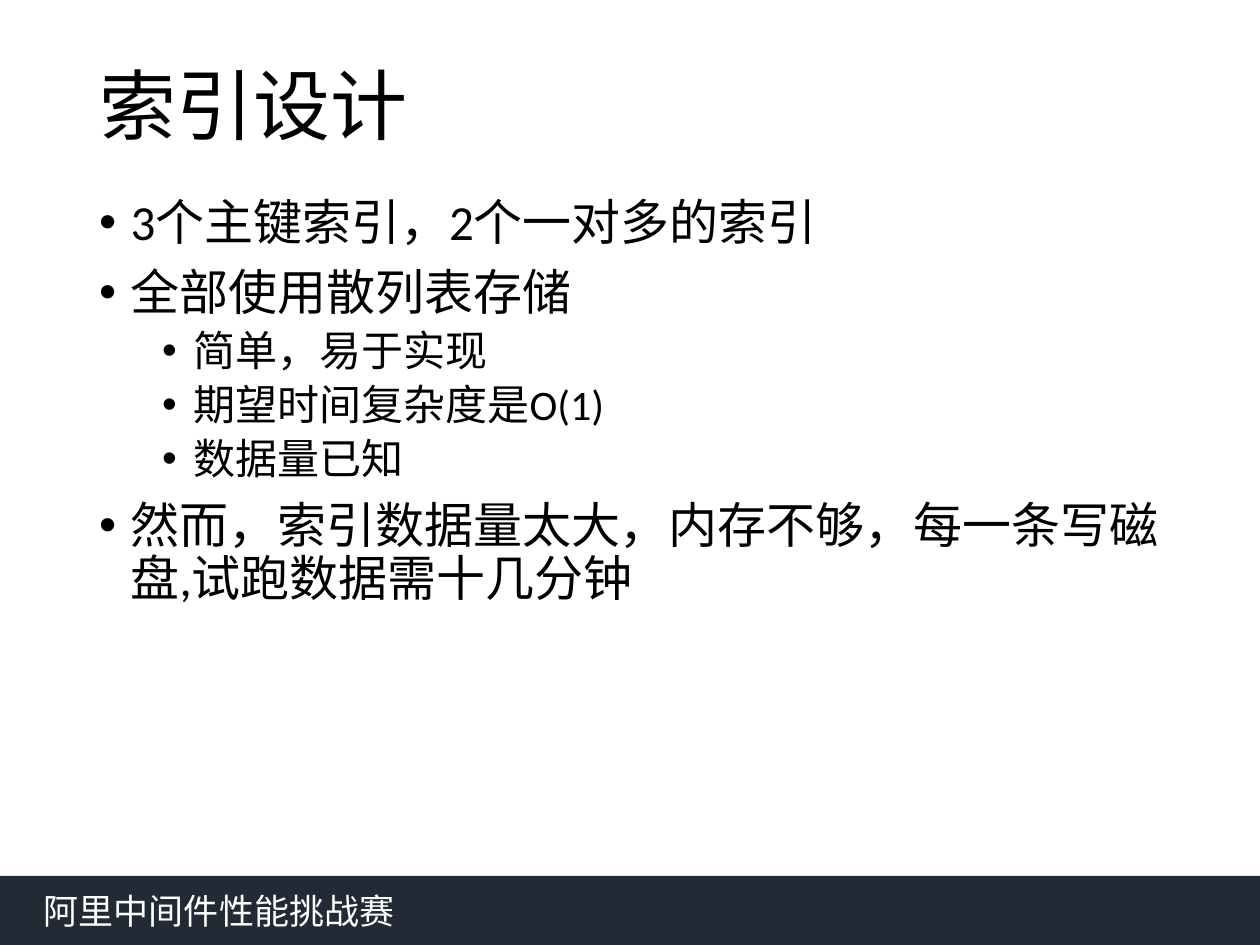
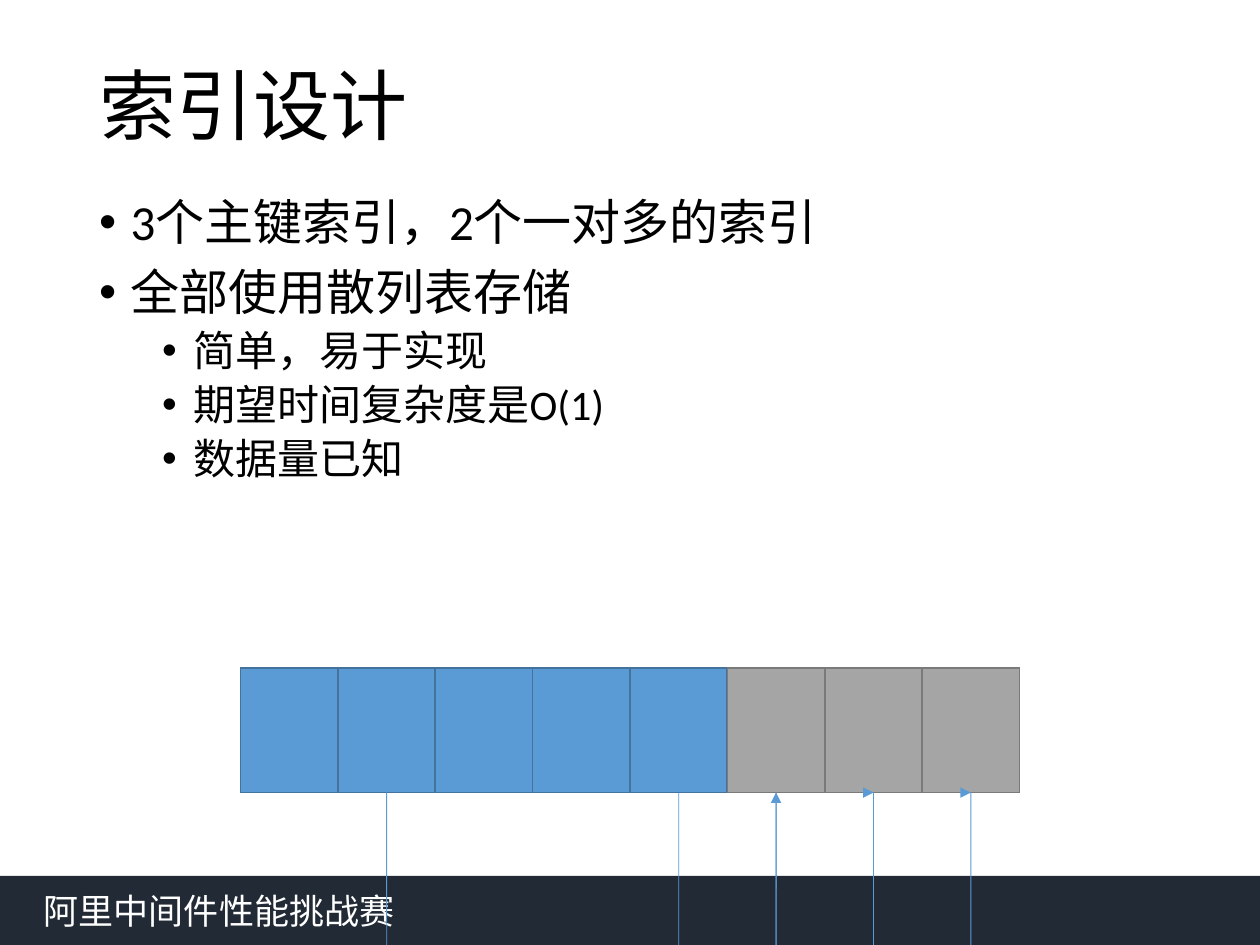
Before and after one commit to qwordy/AlibabaMiddlewareRace2, a slide deck: slide 6 of doc/中间件答辩yfy.pptx. Drawn at 1260x945 pixels with LibreOffice and Linux fonts; fonts in the diff are those of the drawing. Boxes give left, top, right and bottom in pixels: in the first picture for what was removed or moved away, otherwise in the second. Text is boxed around its words. In the diff, an @@ line names an element or a change of style, - is before the commit and + after.

```diff
--- a/doc/中间件答辩yfy.pptx
+++ b/doc/中间件答辩yfy.pptx
@@ text at [131, 501, 1159, 602]: paragraph removed @@
-• 然而，索引数据量太大，内存不够，每一条写磁盘,试跑数据需十几分钟
@@ group added at [241, 668, 1019, 824]: 8 rectangles, 3 curved arrows @@
```
Also in this commit, not shown: 2 other slides changed.
